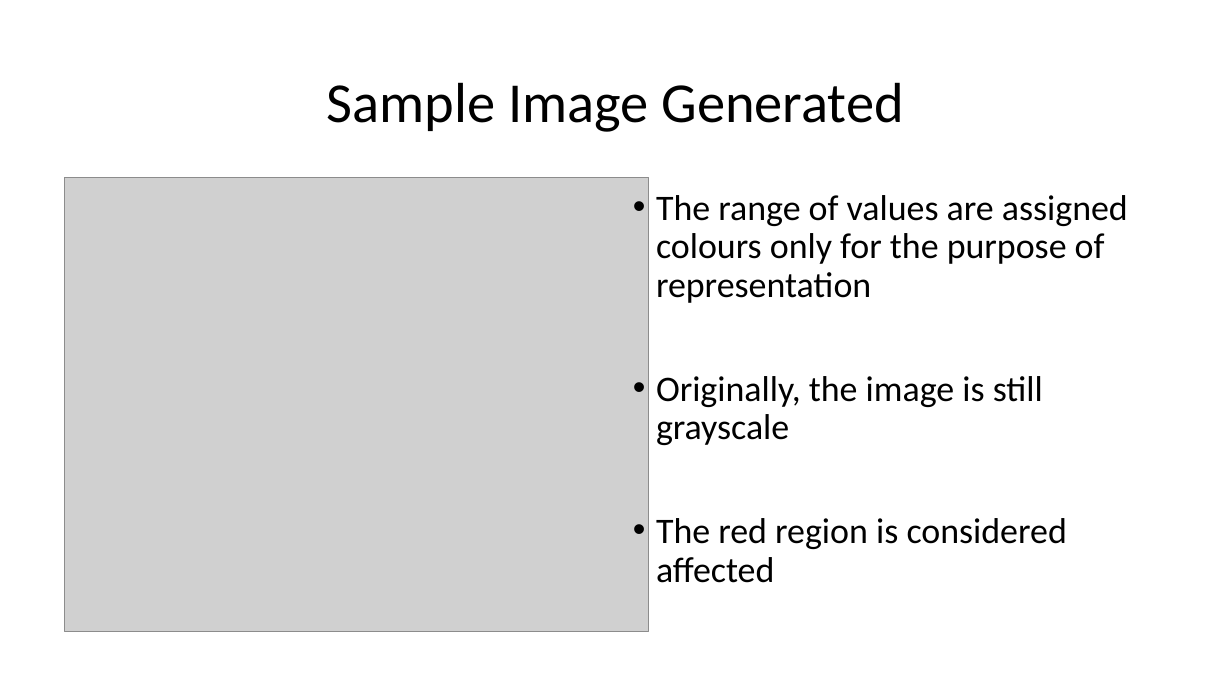
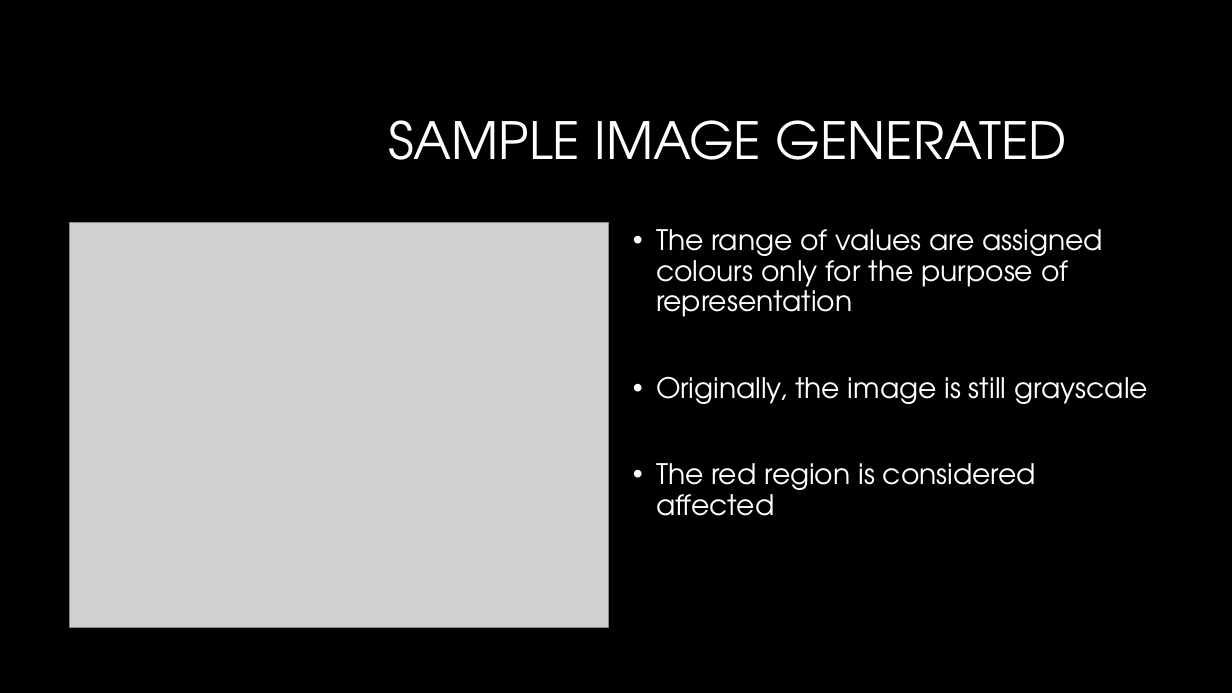
Before and after one commit to nsudhanva/eit, a slide deck: slide 8 of docs/Electrical Impedance Tomography.pptx. Drawn at 1232x693 pixels with LibreOffice and Linux fonts; fonts in the diff are those of the drawing; grey boxes stand for pictures; background and template pictures are left out. Boxes give left, top, right and bottom in pixels: in the first picture for what was removed or moved away, otherwise in the second. Text is boxed around its words. In the diff, an @@ line names an element or a change of style, - is before the commit and + after.

Commit message:
Added Theme

```diff
--- a/docs/Electrical Impedance Tomography.pptx
+++ b/docs/Electrical Impedance Tomography.pptx
@@ background #FFFFFF to #000000 @@
@@ title at (388,120,1067,160): text changed; size 44 to 40 pt; font Calibri to TeX Gyre Adventor; text colour #000000 to #FFFFFF @@
-Sample Image Generated
+SAMPLE IMAGE GENERATED
@@ picture: place and size @@
-picture at (64,177,649,631)
+picture at (69,223,608,628)
@@ text "The range of values are ...": place and size @@
-text "The range of values are ..." at (656,195,1128,583)
+text "The range of values are ..." at (656,229,1148,516)
@@ text "The range of values are ..." at (656,229,1148,516): size 28 to 22 pt, font Calibri to TeX Gyre Adventor, text colour #000000 to #FFFFFF @@
```
Also in this commit, not shown: 10 other slides changed.
